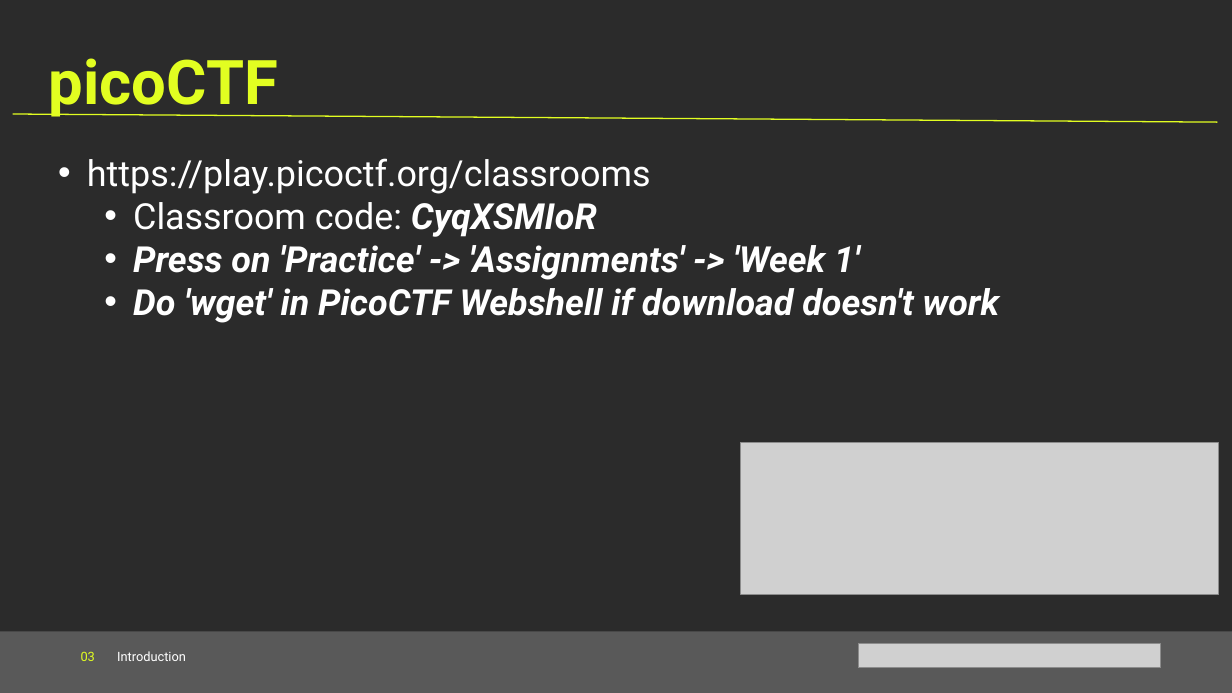
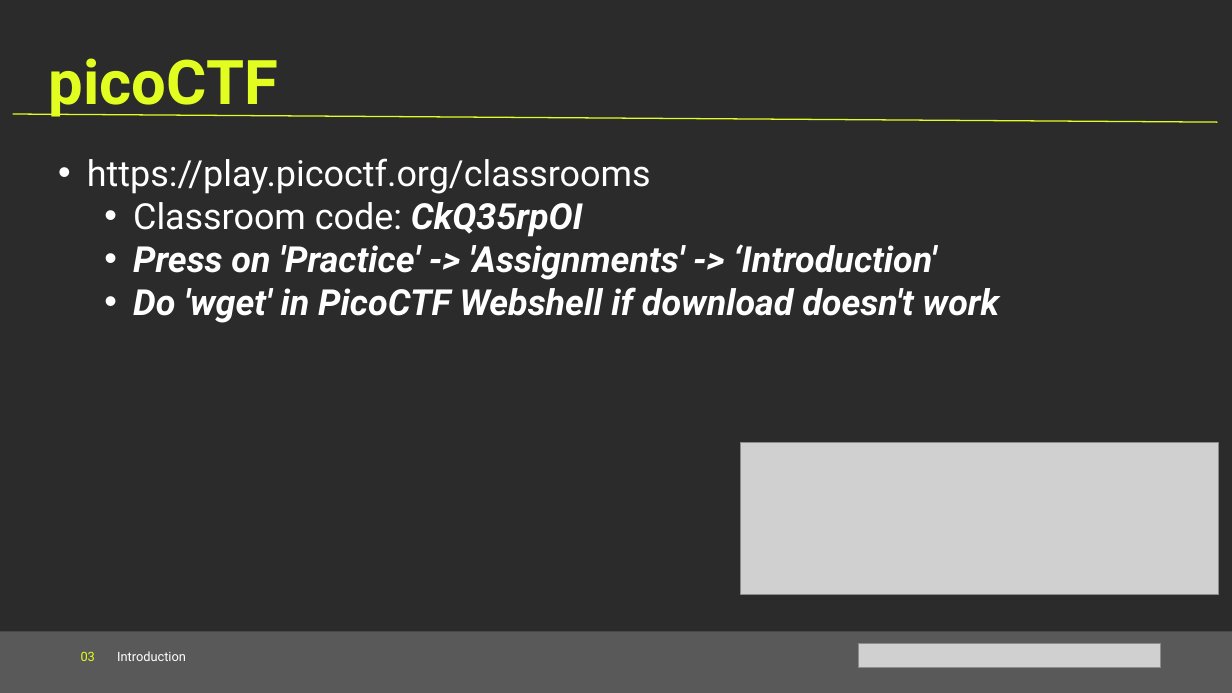
Before and after one commit to Technipwn/Technipwn.github.io, a slide deck: slide 8 of files/introduction.pptx. Drawn at 1232x693 pixels with LibreOffice and Linux fonts; fonts in the diff are those of the drawing; grey boxes stand for pictures; background and template pictures are left out; a plain dark background stands for a picture behind light text. Boxes give left, top, right and bottom in pixels: in the first picture for what was removed or moved away, otherwise in the second. Text is boxed around its words. In the diff, an @@ line names an element or a change of style, - is before the commit and + after.

```diff
--- a/files/introduction.pptx
+++ b/files/introduction.pptx
@@ text at (133, 202, 936, 280): text changed @@
-  • Classroom code: CyqXSMIoR
-  • Press on 'Practice' -> 'Assignments' -> 'Week 1'
+  • Classroom code: CkQ35rpOI
+  • Press on 'Practice' -> 'Assignments' -> ‘Introduction'
```
Also in this commit, not shown: 3 other slides changed, 3 slides removed, 22 other files.
